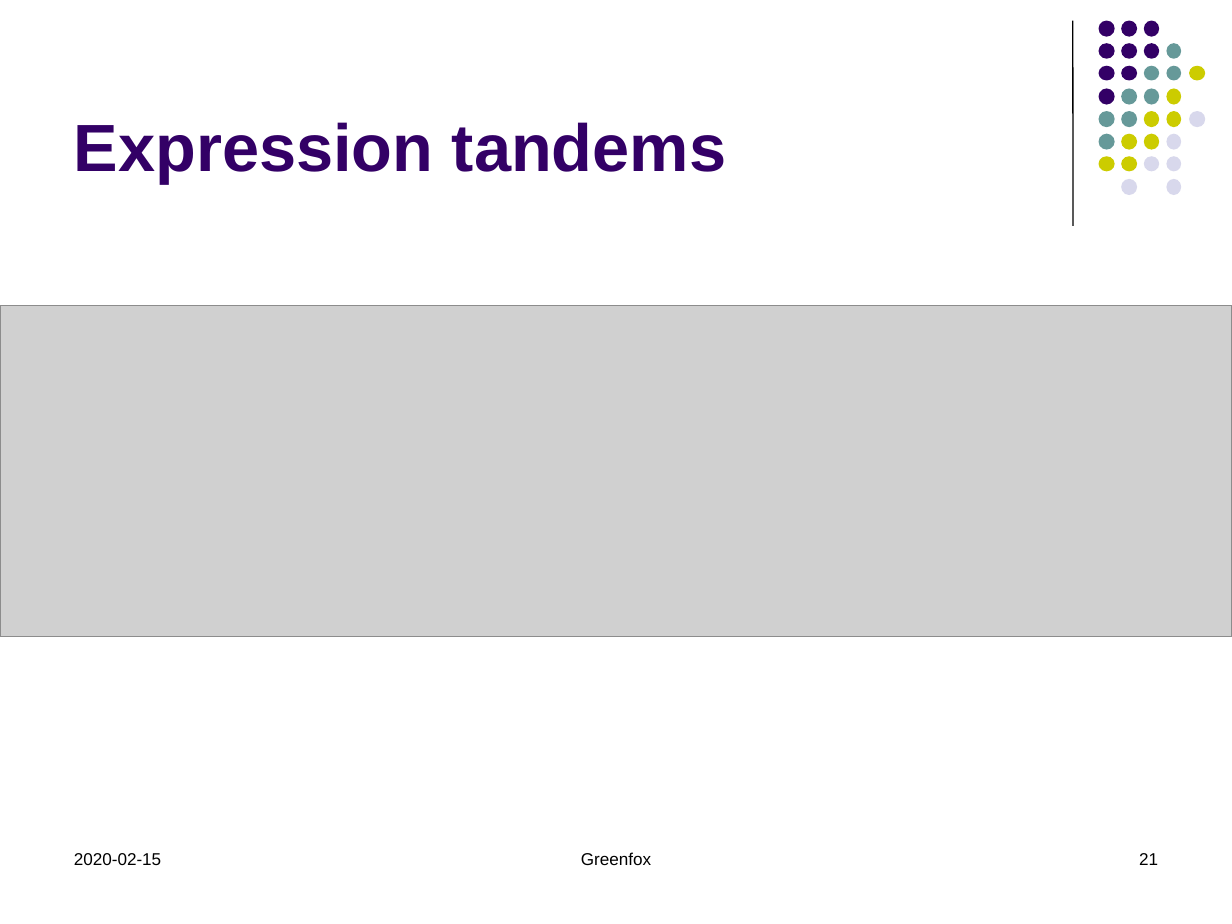
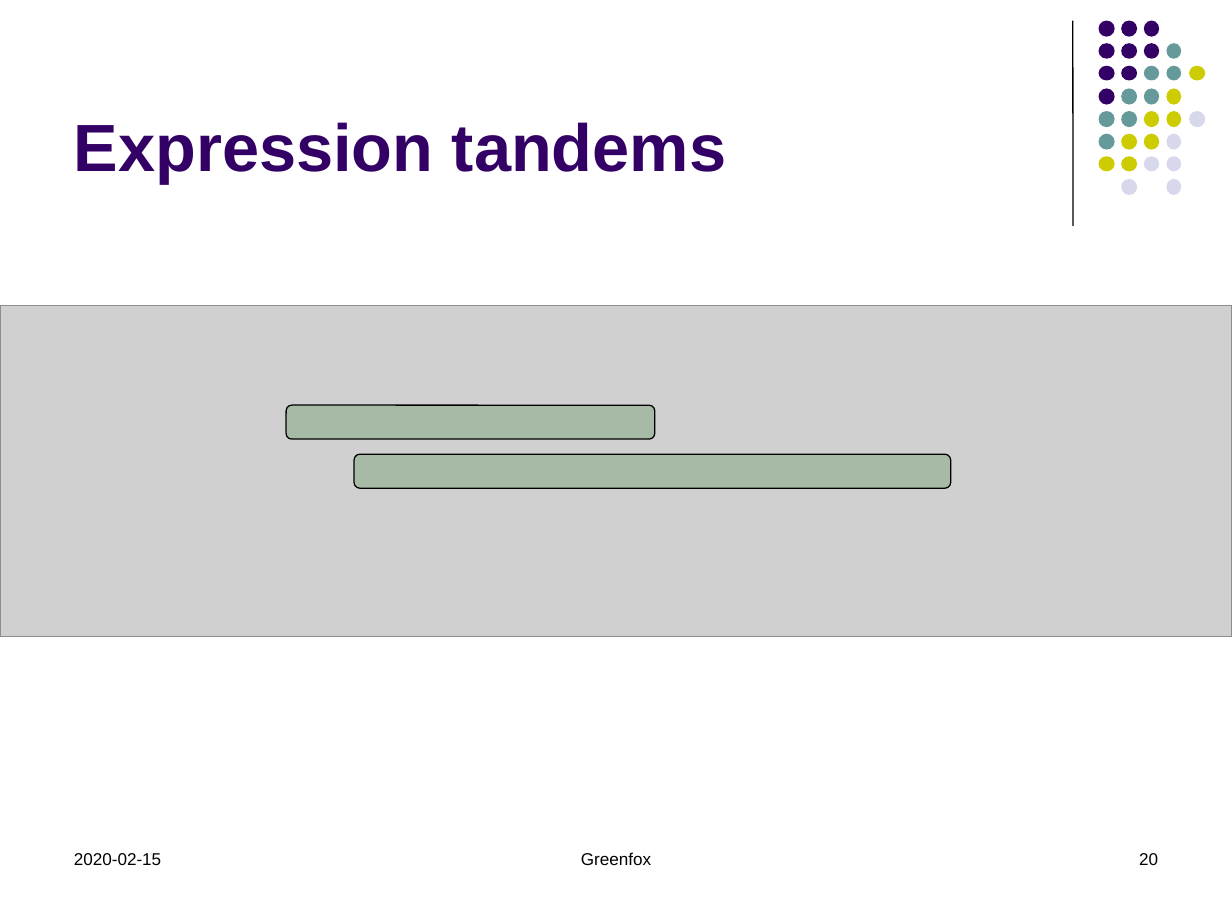
Before and after one commit to hrennau/greenfox, a slide deck: slide 20 of documentation/greenfox-xmlprague-2020.pptx (slide 21 before the commit). Drawn at 1232x924 pixels with LibreOffice and Linux fonts; fonts in the diff are those of the drawing; grey boxes stand for pictures. Boxes give left, top, right and bottom in pixels: in the first picture for what was removed or moved away, otherwise in the second. Text is boxed around its words. In the diff, an @@ line names an element or a change of style, - is before the commit and + after.

```diff
--- a/documentation/greenfox-xmlprague-2020.pptx
+++ b/documentation/greenfox-xmlprague-2020.pptx
@@ rounded rectangle added at <box>286,405,654,440</box>, fill #006600 at 20% opacity, outline #000000 0.75 pt @@
@@ rounded rectangle added at <box>354,455,950,489</box>, fill #006600 at 20% opacity, outline #000000 0.75 pt @@
@@ page number at <box>1139,853,1158,865</box>: text changed @@
-21
+20
```
Also in this commit, not shown: 4 other slides changed, 3 other files.
